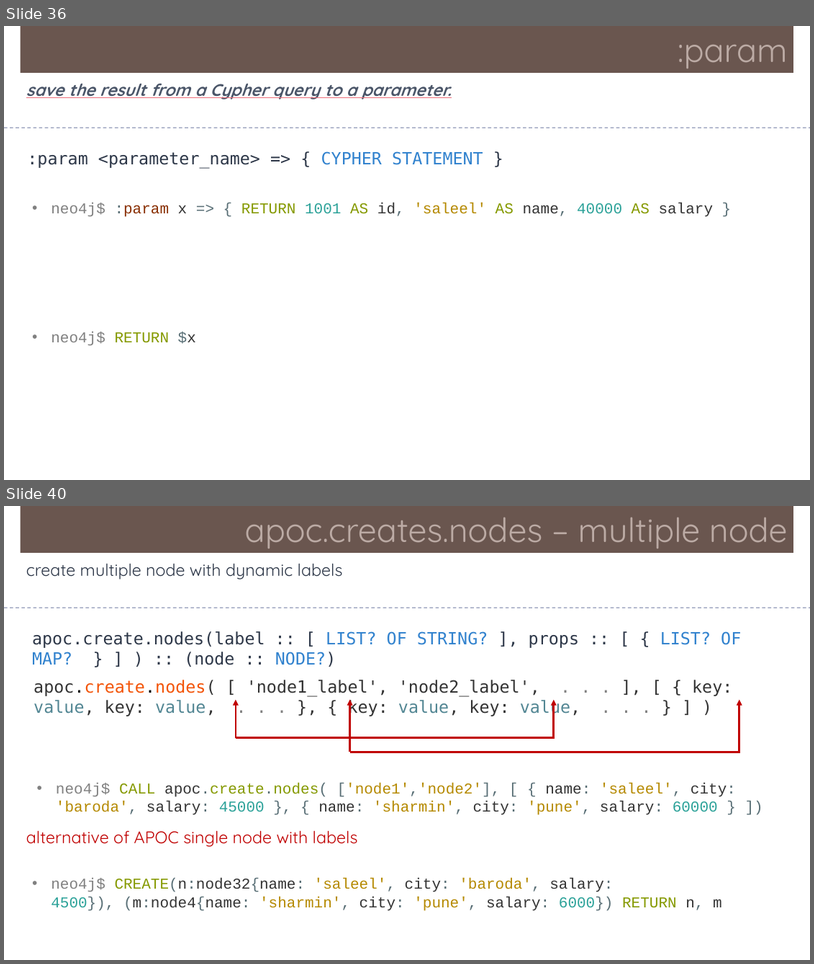
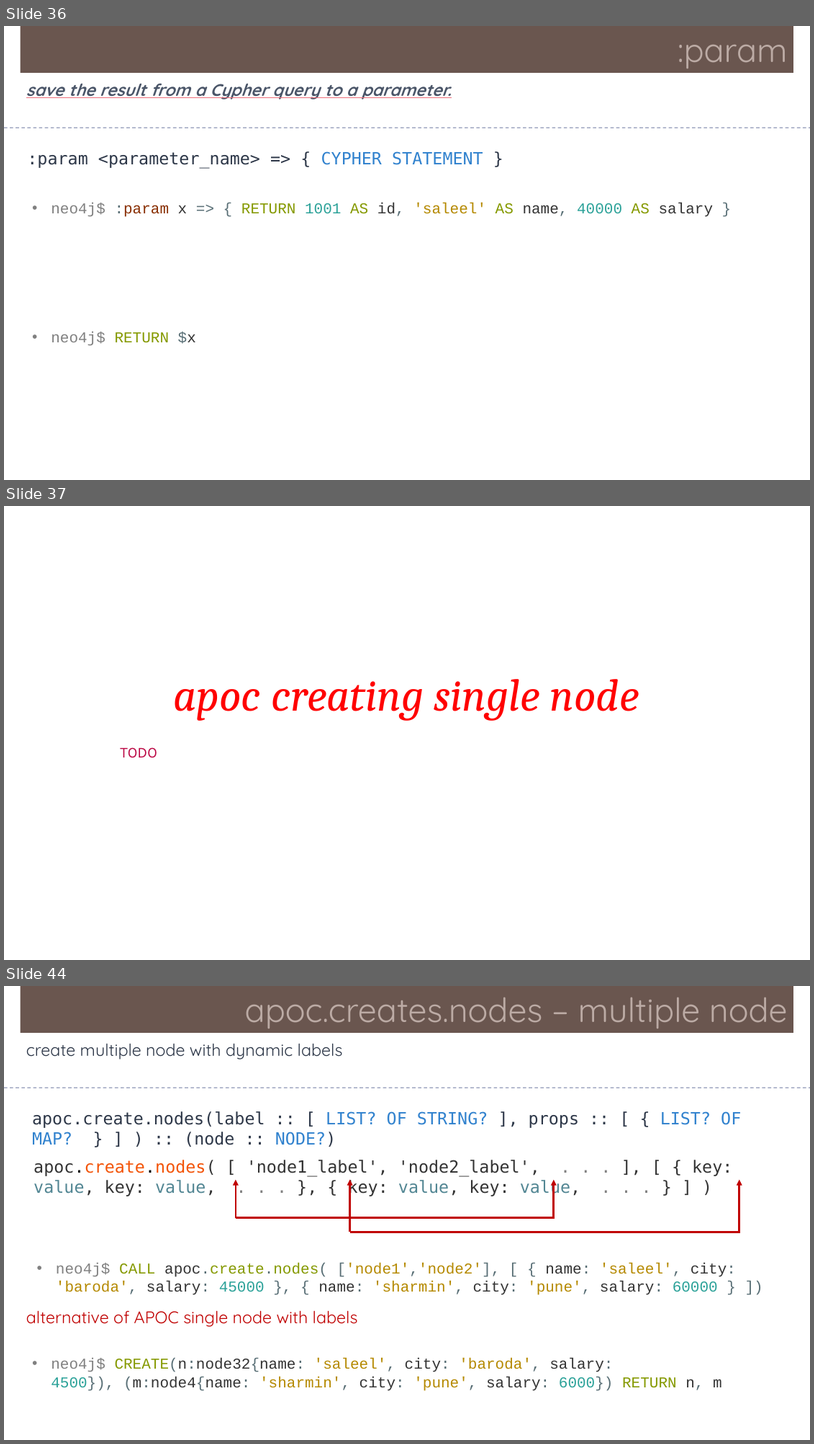
Before and after one commit to Saleel-Bagde/PPT-s, a slide deck: Neo4j.pptx. Shown one above the other, each under a label of ours: slides 36 and 40 before the commit, slides 36, 37 and 44 after it; the slides between them are not shown. The pictures are 814x964 and 814x1444 pixels, drawn with LibreOffice and Linux fonts; fonts in the diff are those of the drawing. Boxes give left, top, right and bottom in pixels: in the first picture for what was removed or moved away, otherwise in the second. Text is boxed around its words. In the diff, an @@ line names an element or a change of style, - is before the commit and + after.

```diff
--- a/Neo4j.pptx
+++ b/Neo4j.pptx
@@ slide 37 added at bbox=[4, 506, 810, 960], background #FFFFFF @@
@@ text added at bbox=[173, 679, 640, 721], 54 pt, text #FF0000, italic @@
+apoc creating single node
@@ text added at bbox=[120, 747, 157, 758], 18 pt, text #BB0643 @@
+TODO
@@ what was slide 40 is now slide 44 @@
```
Also in this commit, not shown: 5 slides changed, 4 other slides added.
